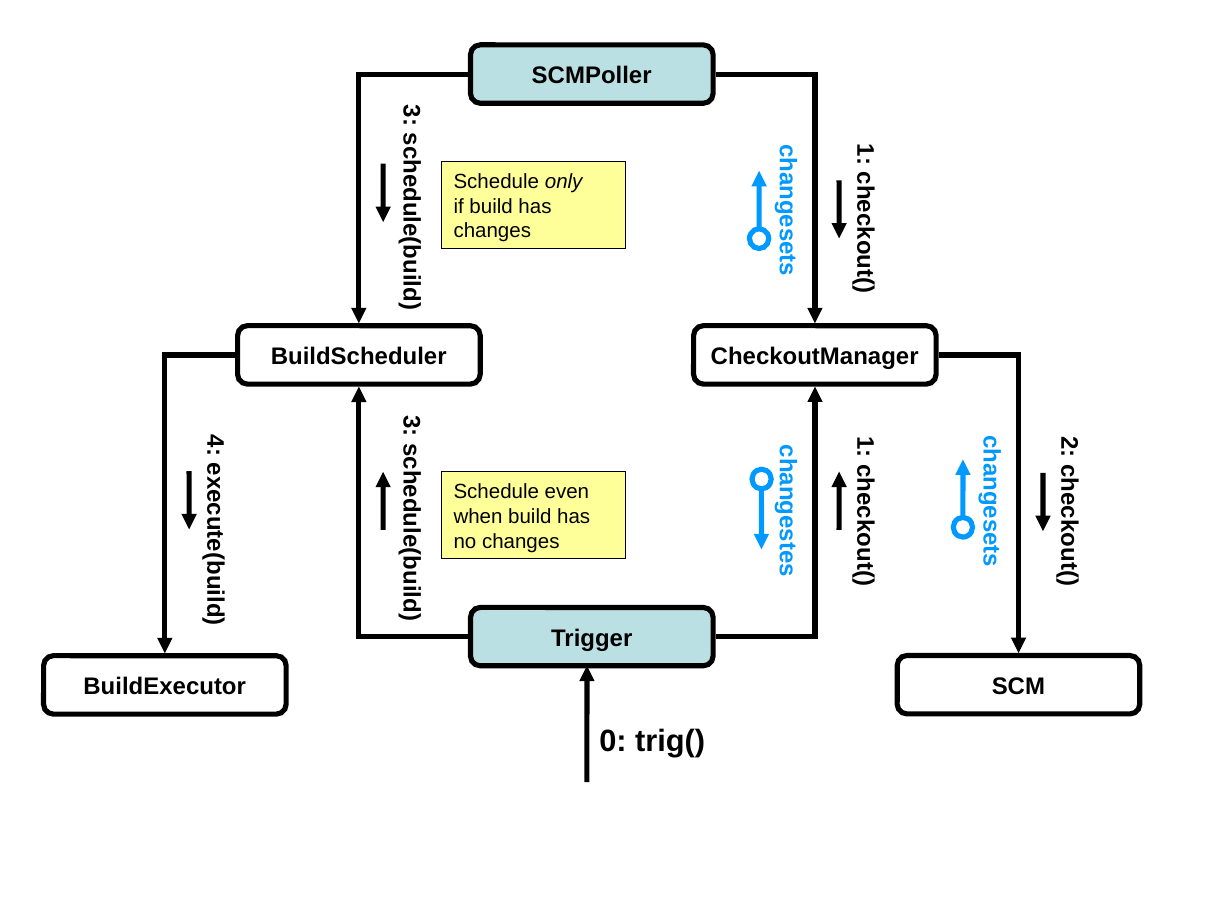
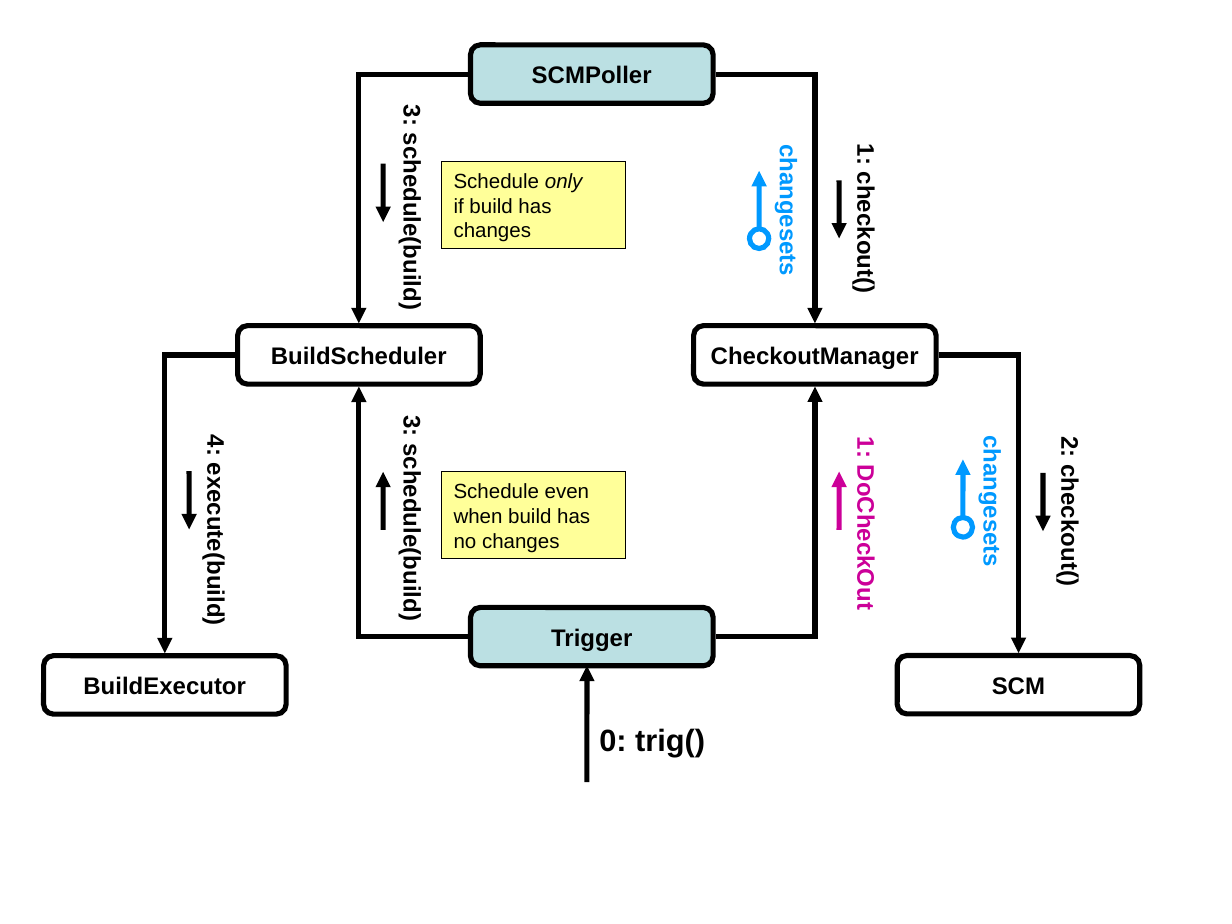
Before and after one commit to codehaus/damagecontrol, a slide deck: slide 1 of trunk/docs/diagrams.ppt. Drawn at 1232x924 pixels with LibreOffice and Linux fonts; fonts in the diff are those of the drawing. Boxes give left, top, right and bottom in pixels: in the first picture for what was removed or moved away, otherwise in the second. Text is boxed around its words. In the diff, an @@ line names an element or a change of style, - is before the commit and + after.

Commit message:
decoupled trigger and poller from checkout manager. now using messages and async

```diff
--- a/trunk/docs/diagrams.ppt
+++ b/trunk/docs/diagrams.ppt
@@ text at bbox=[852, 439, 879, 606]: text changed; text colour #000000 to #CC0099 @@
-1: checkout()
+1: DoCheckOut
@@ ellipse removed at bbox=[752, 469, 771, 489] @@
@@ text removed at bbox=[775, 459, 802, 573] @@
-changestes
@@ arrow (839, 530) - (839, 472): stroke #000000 3 pt to #CC0099 3 pt @@
@@ arrow removed from (761, 492) to (761, 549) @@
```
Also in this commit, not shown: 1 other file.
